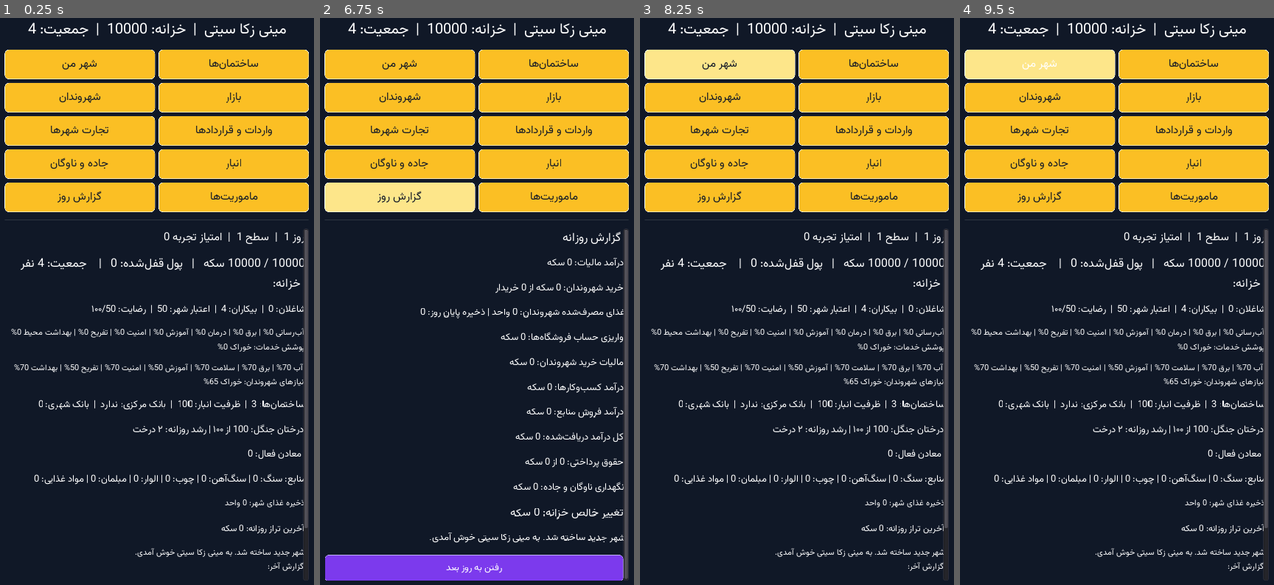
Above: before the commit, frames 1-4 (left to right).
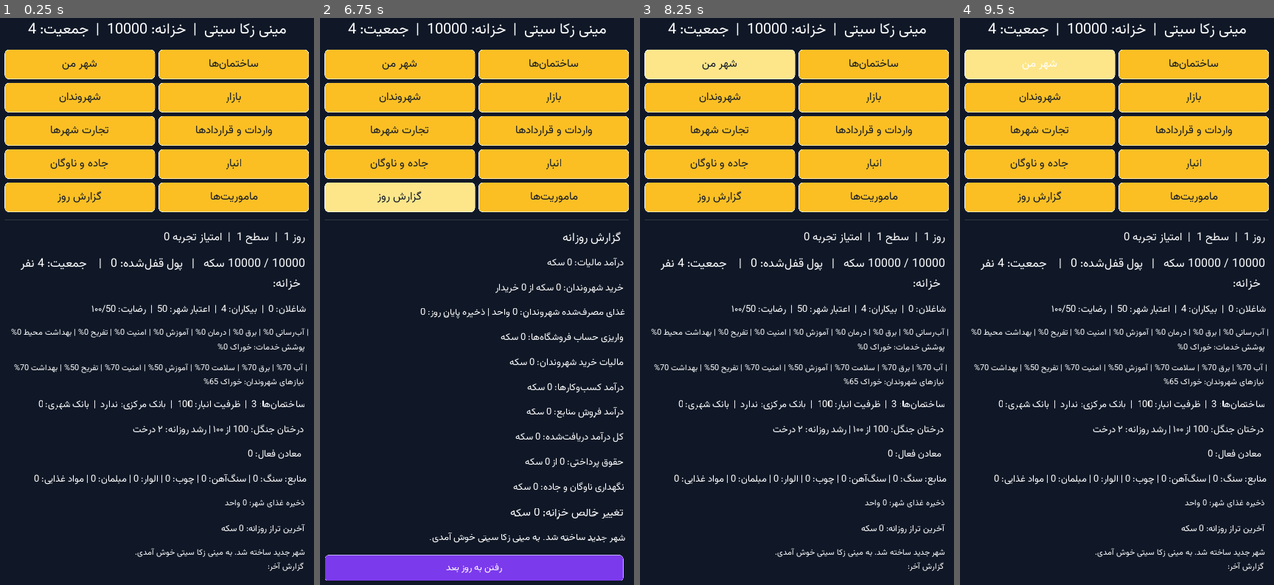
Above: after the commit, the same moments.

Repository: zekainstabot/mini-zeka-city
Game: Godot game, scene res://Main.tscn
Two runs of this game, one before a commit and one after it. Both use one fixed random seed, a clock stepped at 60 frames per second and the inputs below.
Inputs:
- Up to frame 1 (0.25 s): no input
- Up to frame 2 (6.75 s): click "ﻦﻣ ﺮﻬﺷ" at 0.5 s; click "ﺎﻫ‌ﻥﺎﻤﺘﺧﺎﺳ" at 1.25 s; click "ﻥﺍﺪﻧﻭﺮﻬﺷ" at 2 s; click "ﺭﺍﺯﺎﺑ" at 2.75 s; click "ﺎﻫﺮﻬﺷ ﺕﺭﺎﺠﺗ" at 3.5 s; click "ﺎﻫﺩﺍﺩﺭﺍﺮﻗ ﻭ ﺕﺍﺩﺭﺍﻭ" at 4.25 s; click "ﻥﺎﮔﻭﺎﻧ ﻭ ﻩﺩﺎﺟ" at 5 s; click "ﺭﺎﺒﻧﺍ" at 5.75 s; click "ﺯﻭﺭ ﺵﺭﺍﺰﮔ" at 6.5 s
- Up to frame 3 (8.25 s): click "ﺎﻫ‌ﺖﯾﺭﻮﻣﺎﻣ" at 7.25 s; click "ﻦﻣ ﺮﻬﺷ" at 8 s
- Up to frame 4 (9.5 s): click "ﺩﺎﺼﺘﻗﺍ ﯼﺍﺮﺟﺍ ﻭ ﺯﻭﺭ ﻥﺎﯾﺎﭘ" at 8.75 s

The runs differ from the first frame. In frame 1, 0.9% of the frame differs, in the area x 96-99%, y 37-100%; in frame 2, 1.0%; in frame 3, 0.9%; in frame 4, 0.9%.

Commit message:
Improve crisp font rendering and hide scrollbars

Diff:
--- a/scripts/Main.gd
+++ b/scripts/Main.gd
@@ -72,6 +72,8 @@
 	var vertical_bar = scroll.get_v_scrollbar()
 	horizontal_bar.visible = false
 	vertical_bar.visible = false
+	horizontal_bar.modulate = Color(1, 1, 1, 0)
+	vertical_bar.modulate = Color(1, 1, 1, 0)
 	horizontal_bar.rect_min_size = Vector2(0, 0)
 	vertical_bar.rect_min_size = Vector2(0, 0)
 	content = VBoxContainer.new()
@@ -91,12 +93,16 @@
 	ui_font = DynamicFont.new()
 	ui_font.font_data = font_data
 	ui_font.size = 20
+	ui_font.use_filter = false
+	ui_font.use_mipmaps = false
 
 func _apply_font(control, size=18):
 	if ui_font == null:
 		return
 	var font = DynamicFont.new()
 	font.font_data = ui_font.font_data
+	font.use_filter = false
+	font.use_mipmaps = false
 	font.size = int(round(float(size) * (1.18 if get_viewport_rect().size.x < 900 else 1.0)))
 	control.add_font_override("font", font)
 
